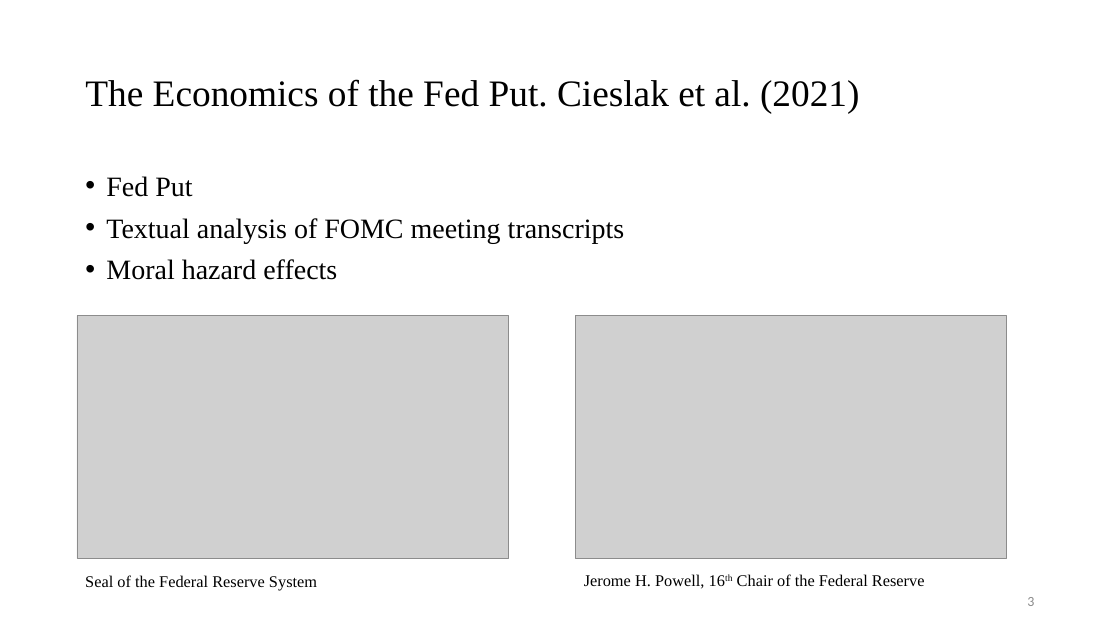
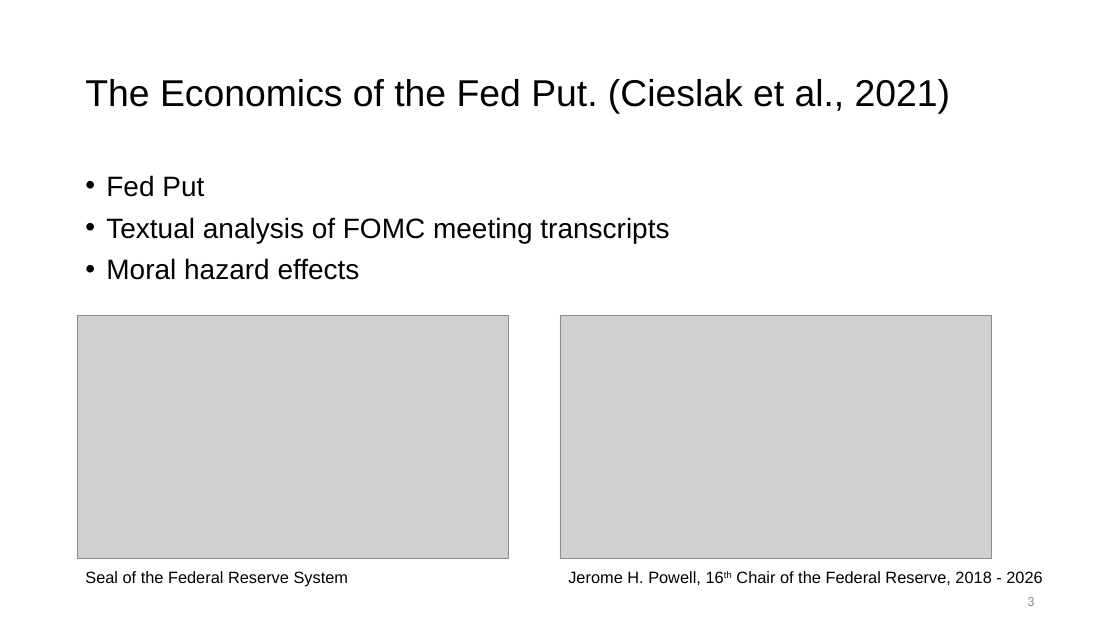
Before and after one commit to felix-reichel/stock-returns-over-the-fomc-cycle-revisited, a slide deck: slide 3 of slides/BA_Thesis_slides_FR_JKUEcon_2023.pptx. Drawn at 1120x630 pixels with LibreOffice and Linux fonts; fonts in the diff are those of the drawing; grey boxes stand for pictures. Boxes give left, top, right and bottom in pixels: in the first picture for what was removed or moved away, otherwise in the second. Text is boxed around its words. In the diff, an @@ line names an element or a change of style, - is before the commit and + after.

```diff
--- a/slides/BA_Thesis_slides_FR_JKUEcon_2023.pptx
+++ b/slides/BA_Thesis_slides_FR_JKUEcon_2023.pptx
@@ title at (85,79,950,114): text changed; font Times New Roman to Arial @@
-The Economics of the Fed Put. Cieslak et al. (2021)
+The Economics of the Fed Put. (Cieslak et al., 2021)
@@ text "Fed Put" at (106,175,669,280): font Times New Roman to Arial; less space between paragraphs @@
@@ picture: place and size @@
-picture at (576,316,1007,559)
+picture at (560,316,991,559)
@@ text "Seal of the Federal Reserve ..." at (85,571,349,587): font Times New Roman to Arial @@
@@ text at (568,571,1042,585): text changed; font Times New Roman to Arial @@
-Jerome H. Powell, 16th Chair of the Federal Reserve
+Jerome H. Powell, 16th Chair of the Federal Reserve, 2018 - 2026
@@ page number at (1027,597,1034,606): text colour #8C8C8C to #888888 @@
```
Also in this commit, not shown: 6 other slides changed, 58 other files.
